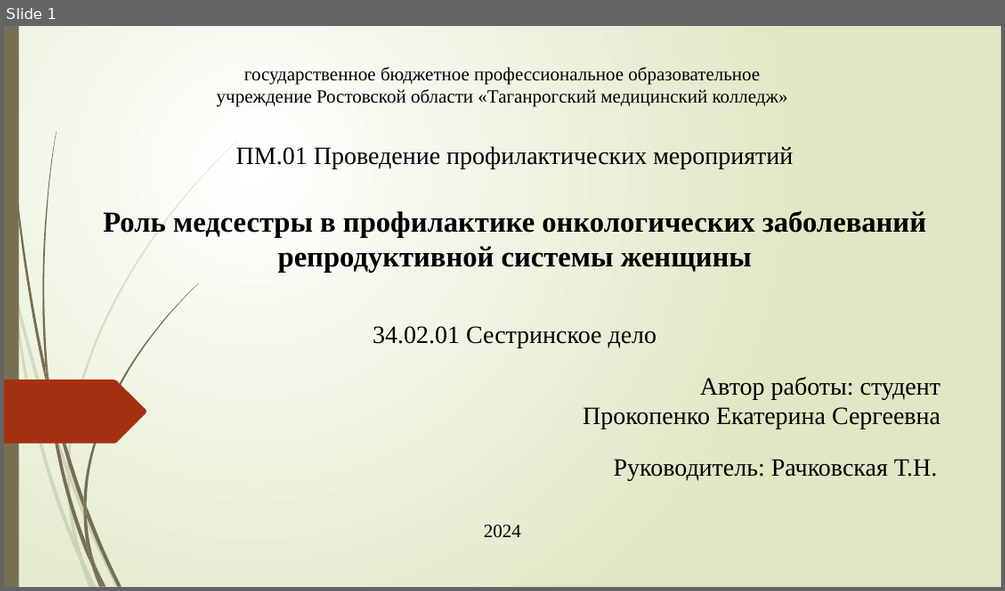
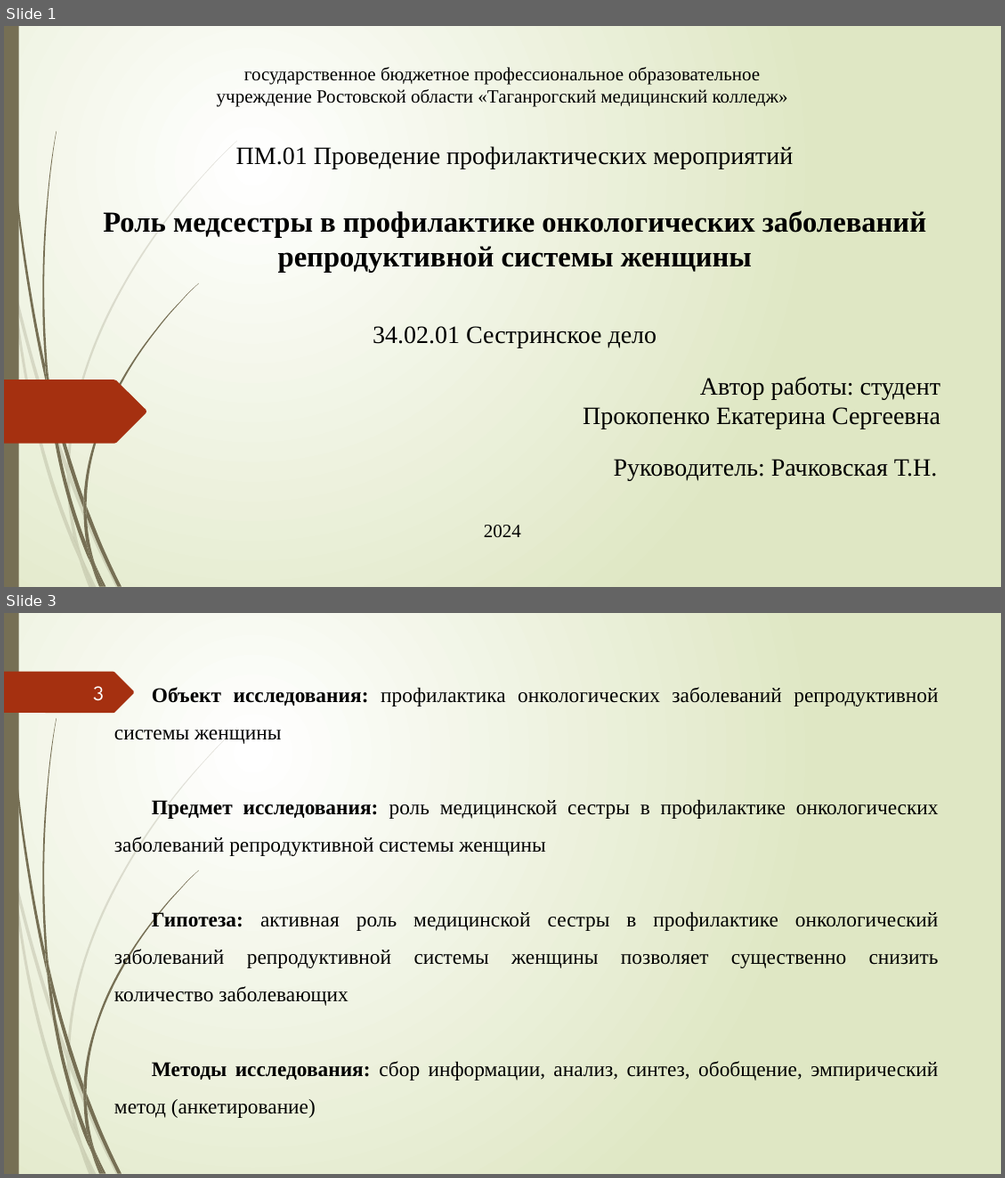
Before and after one commit to cottarius/kate-kurs, a slide deck: ProkopenkoES.pptx. Shown one above the other, each under a label of ours: slide 1 before the commit, slides 1 and 3 after it; the slides between them are not shown. The pictures are 1005x591 and 1005x1178 pixels, drawn with LibreOffice and Linux fonts; fonts in the diff are those of the drawing. Boxes give left, top, right and bottom in pixels: in the first picture for what was removed or moved away, otherwise in the second. Text is boxed around its words. In the diff, an @@ line names an element or a change of style, - is before the commit and + after.

```diff
--- a/ProkopenkoES.pptx
+++ b/ProkopenkoES.pptx
@@ slide 3 added at (4, 613, 1001, 1174), background gradient #FFFFFF to #DFE8C4; not listed: 23 template elements that a slide beside it also shows @@
@@ freeform shape added at (4, 672, 134, 713), fill #A53010 @@
@@ page number added at (93, 686, 104, 701), 20 pt, text #FEFFFF @@
+3
@@ text added at (114, 687, 938, 1118), 20 pt, text #000000 @@
+Объект исследования: профилактика онкологических заболеваний репродуктивной системы женщины
+Предмет исследования: роль медицинской сестры в профилактике онкологических заболеваний репродуктивной системы женщины
+Гипотеза: активная роль медицинской сестры в профилактике онкологический заболеваний репродуктивной системы женщины позволяет существенно снизить количество заболевающих
+Методы исследования: сбор информации, анализ, синтез, обобщение, эмпирический метод (анкетирование)
```
Also in this commit, not shown: 1 slide changed, 14 other slides added, 2 other files.
